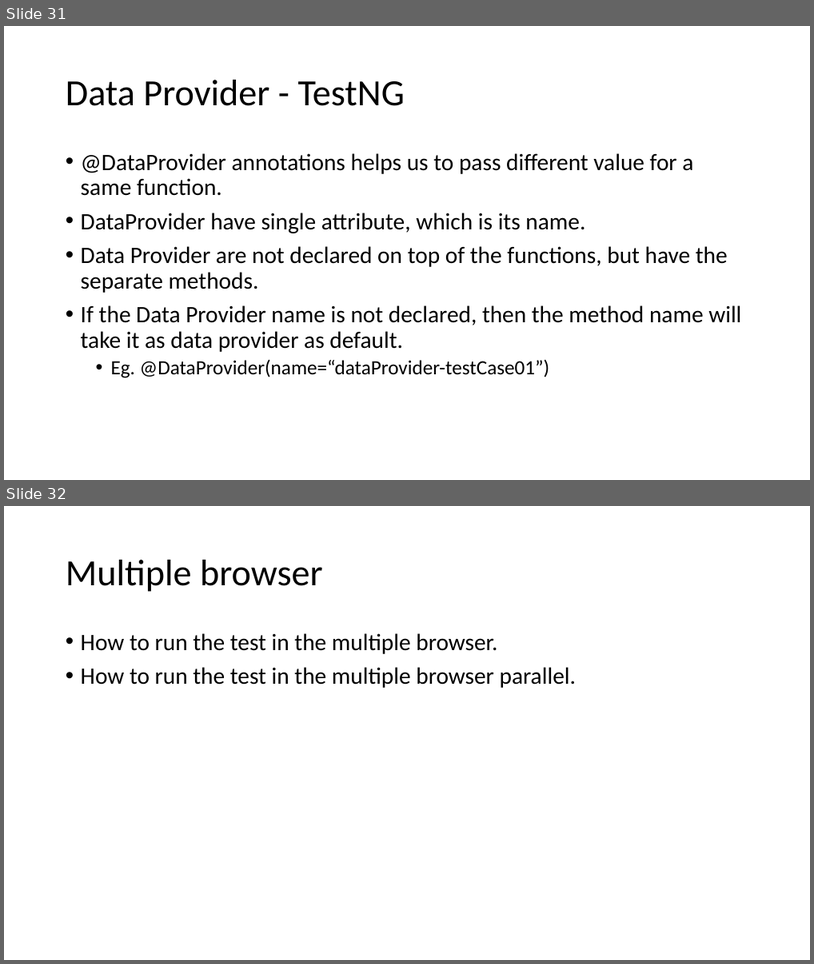
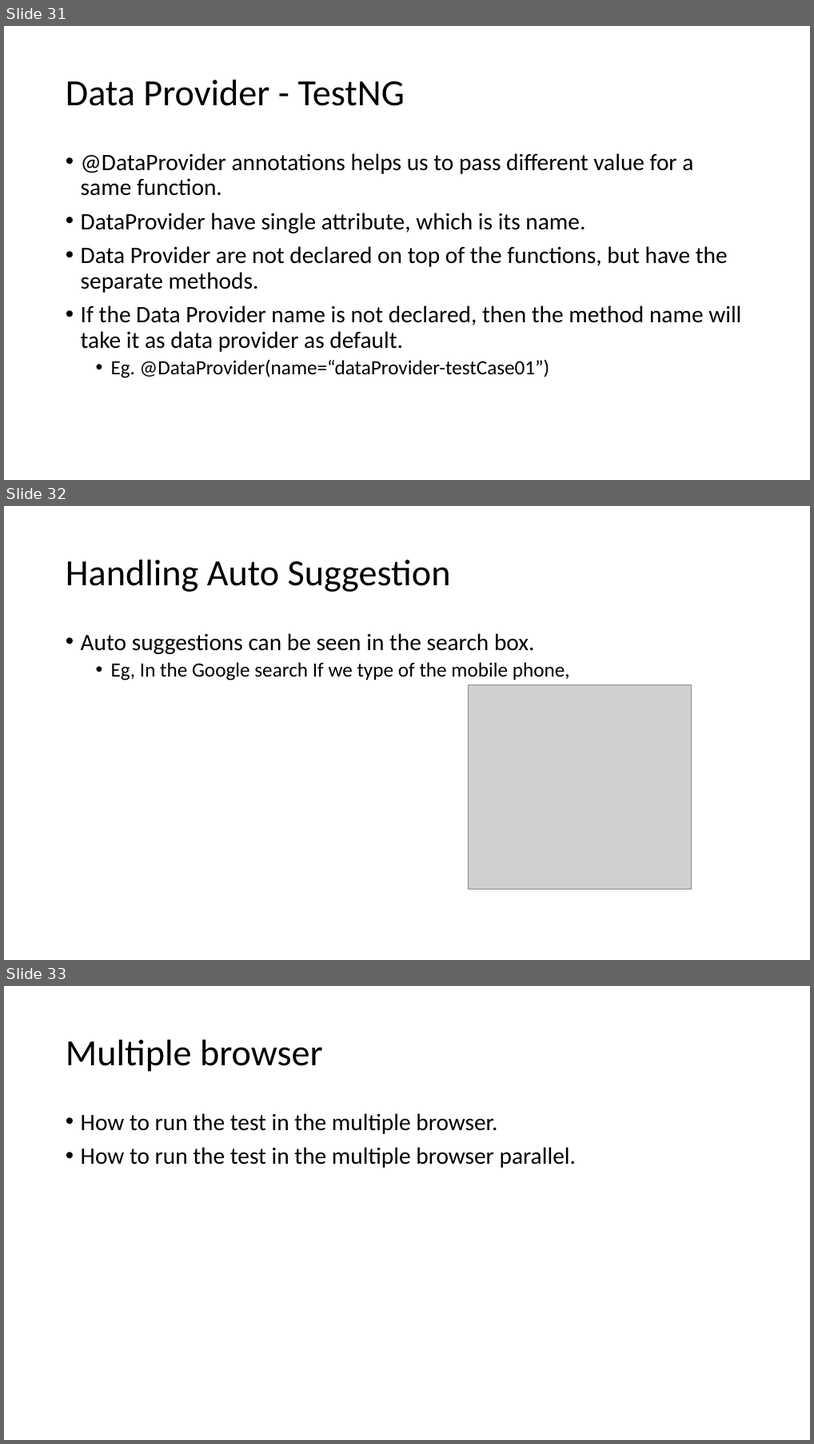
Before and after one commit to francisantonyraj/AutomationDocuments, a slide deck: Selenium Online.pptx. Shown one above the other, each under a label of ours: slides 31 and 32 before the commit, slides 31, 32 and 33 after it. The pictures are 814x964 and 814x1444 pixels, drawn with LibreOffice and Linux fonts; fonts in the diff are those of the drawing; grey boxes stand for pictures. Boxes give left, top, right and bottom in pixels: in the first picture for what was removed or moved away, otherwise in the second. Text is boxed around its words. In the diff, an @@ line names an element or a change of style, - is before the commit and + after.

```diff
--- a/Selenium Online.pptx
+++ b/Selenium Online.pptx
@@ slide 32 added at [4,506,810,960], background #FFFFFF @@
@@ title added at [66,560,451,592], 44 pt, text #000000 @@
+Handling Auto Suggestion
@@ text added at [81,633,570,680], 24 pt, text #000000 @@
+• Auto suggestions can be seen in the search box.
+  • Eg, In the Google search If we type of the mobile phone,
@@ picture added at [469,685,692,889] @@
@@ what was slide 32 is now slide 33 @@
```
Also in this commit, not shown: 2 other files.
